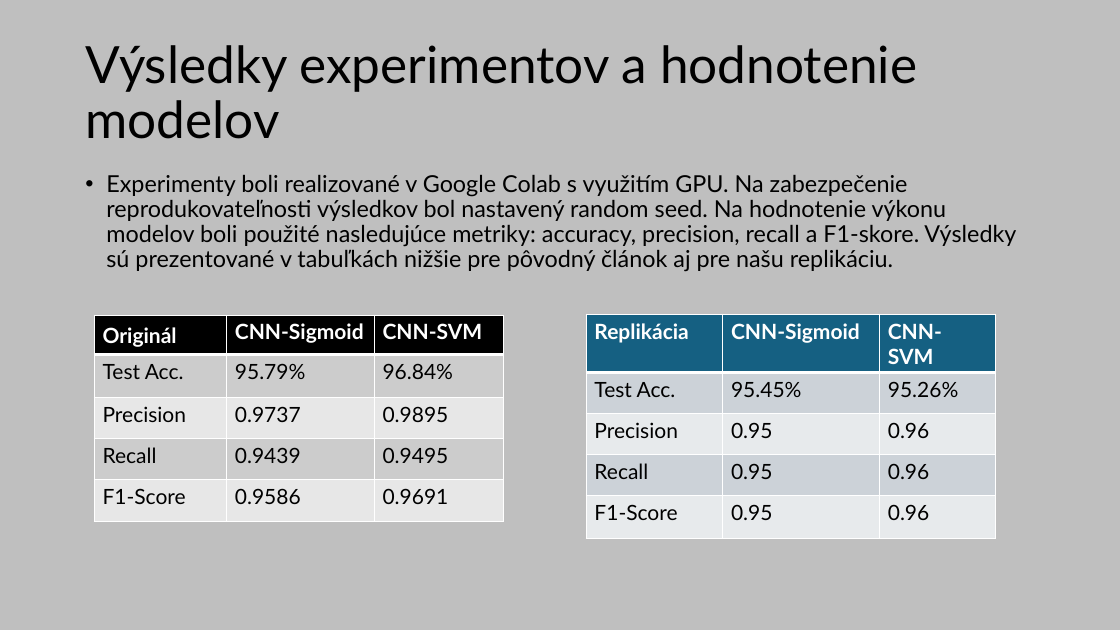
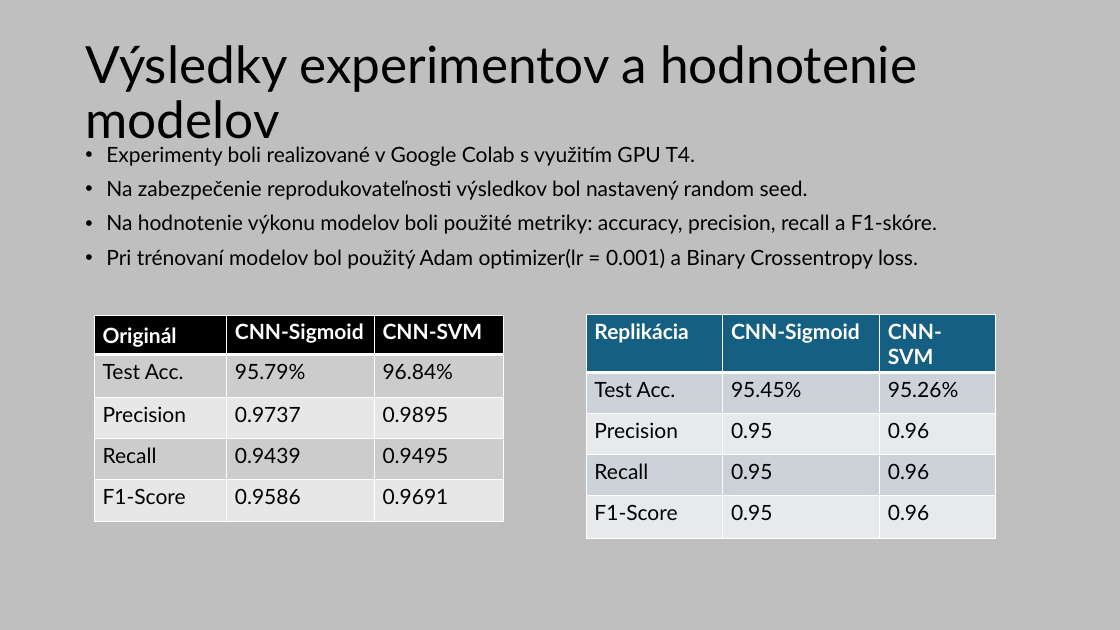
Before and after one commit to dnlkzhn/forest-fire-detection-replication, a slide deck: slide 5 of slides.pptx. Drawn at 1120x630 pixels with LibreOffice and Linux fonts; fonts in the diff are those of the drawing. Boxes give left, top, right and bottom in pixels: in the first picture for what was removed or moved away, otherwise in the second. Text is boxed around its words. In the diff, an @@ line names an element or a change of style, - is before the commit and + after.

```diff
--- a/slides.pptx
+++ b/slides.pptx
@@ text at [106, 146, 937, 269]: text changed; size 20 to 18 pt @@
-• Experimenty boli realizované v Google Colab s využitím GPU. Na zabezpečenie reprodukovateľnosti výsledkov bol nastavený random seed. Na hodnotenie výkonu modelov boli použité nasledujúce metriky: accuracy, precision, recall a F1-skore. Výsledky sú prezentované v tabuľkách nižšie pre pôvodný článok aj pre našu replikáciu.
+• Experimenty boli realizované v Google Colab s využitím GPU T4.
+• Na zabezpečenie reprodukovateľnosti výsledkov bol nastavený random seed.
+• Na hodnotenie výkonu modelov boli použité metriky: accuracy, precision, recall a F1-skóre.
+• Pri trénovaní modelov bol použitý Adam optimizer(lr = 0.001) a Binary Crossentropy loss.
```
Also in this commit, not shown: 2 other slides changed, 1 slide added.
